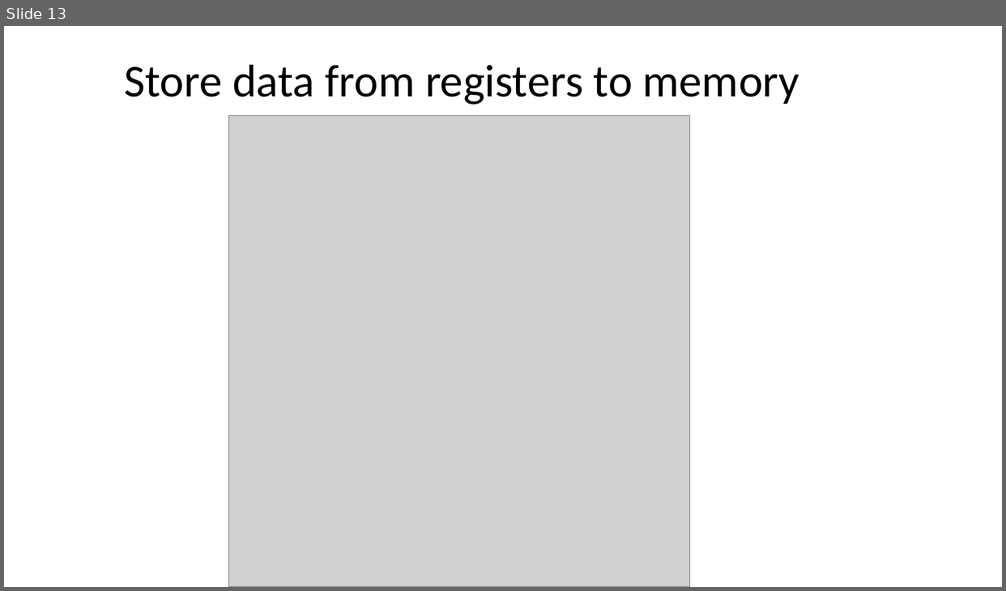
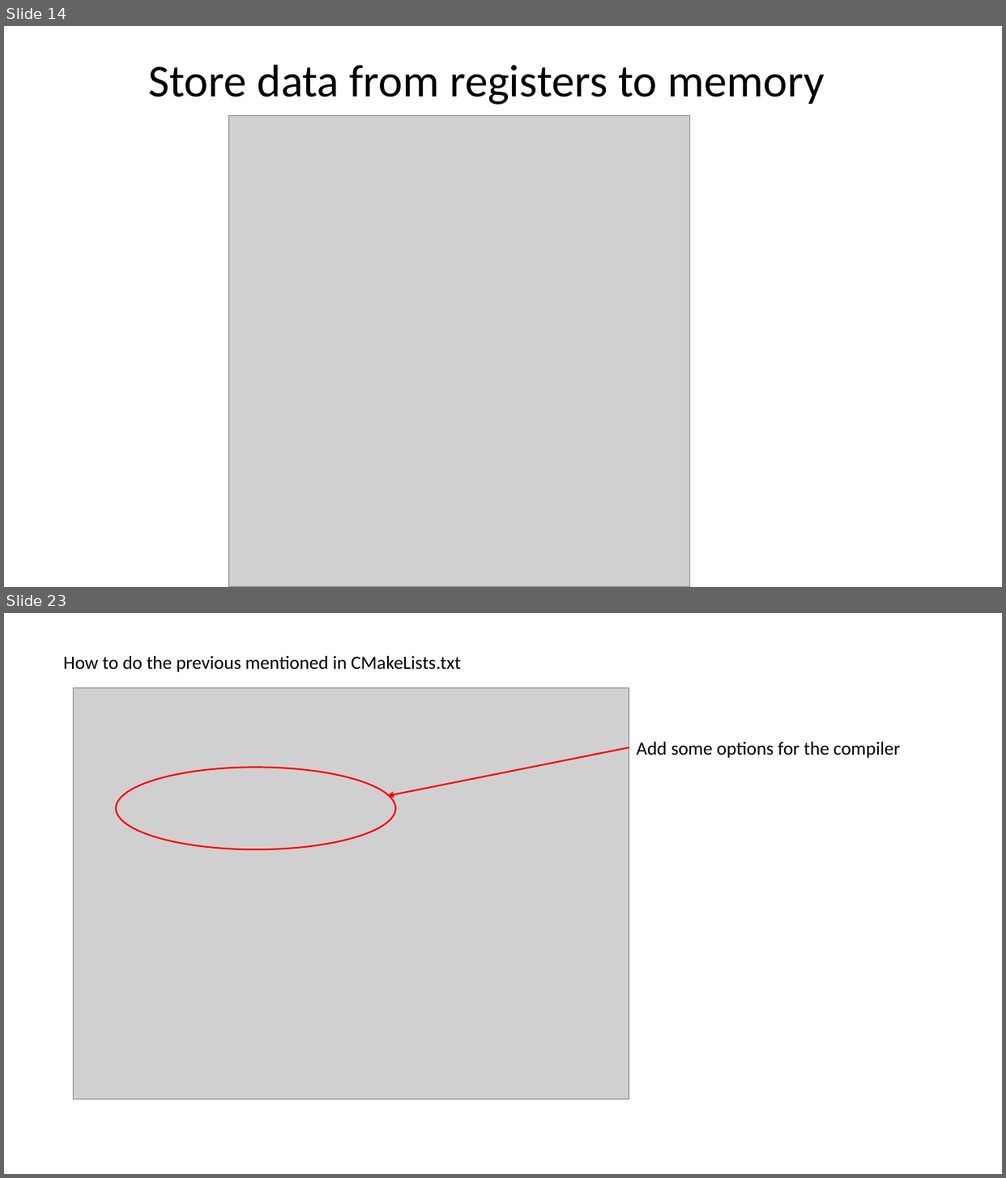
Before and after one commit to ShiqiYu/CPP, a slide deck: week08/Lab08.pptx. Shown one above the other, each under a label of ours: slide 13 before the commit, slides 14 and 23 after it; the slides between them are not shown. The pictures are 1006x591 and 1006x1178 pixels, drawn with LibreOffice and Linux fonts; fonts in the diff are those of the drawing; grey boxes stand for pictures; background and template pictures are left out. Boxes give left, top, right and bottom in pixels: in the first picture for what was removed or moved away, otherwise in the second. Text is boxed around its words. In the diff, an @@ line names an element or a change of style, - is before the commit and + after.

```diff
--- a/week08/Lab08.pptx
+++ b/week08/Lab08.pptx
@@ slide 23 added at box(4, 613, 1002, 1174), background #FFFFFF @@
@@ text added at box(63, 656, 461, 672), 18 pt, text #000000 @@
+How to do the previous mentioned in CMakeLists.txt
@@ picture added at box(73, 688, 629, 1100) @@
@@ arrow added from (629, 747) to (387, 796), #FF0000 1.5 pt @@
@@ text added at box(637, 742, 900, 758), 18 pt, text #000000 @@
+Add some options for the compiler
@@ ellipse added at box(116, 767, 395, 850), outline #FF0000 1.5 pt @@
@@ what was slide 13 is now slide 14 @@
@@ slide 14 changed as well @@
@@ title "Store data from registers to ...": place and size @@
-title "Store data from registers to ..." at box(124, 64, 799, 105)
+title "Store data from registers to ..." at box(149, 64, 824, 105)
```
Also in this commit, not shown: 12 other slides changed, 10 other slides added, 1 other file.
